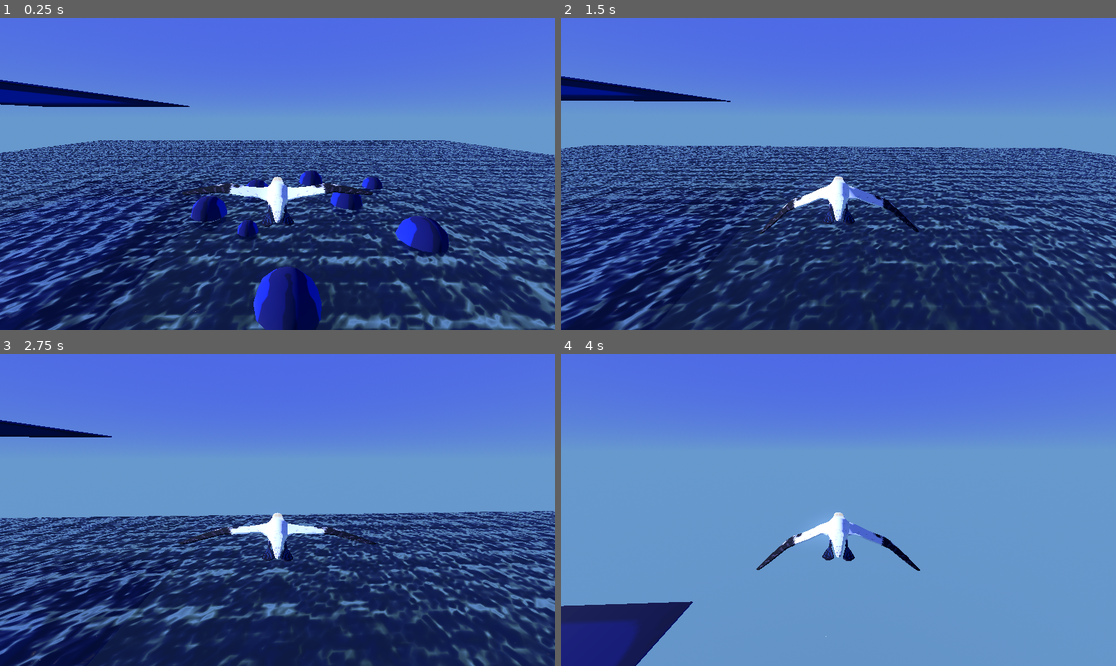
Above: before the commit, frames 1-4 (two rows, left to right).
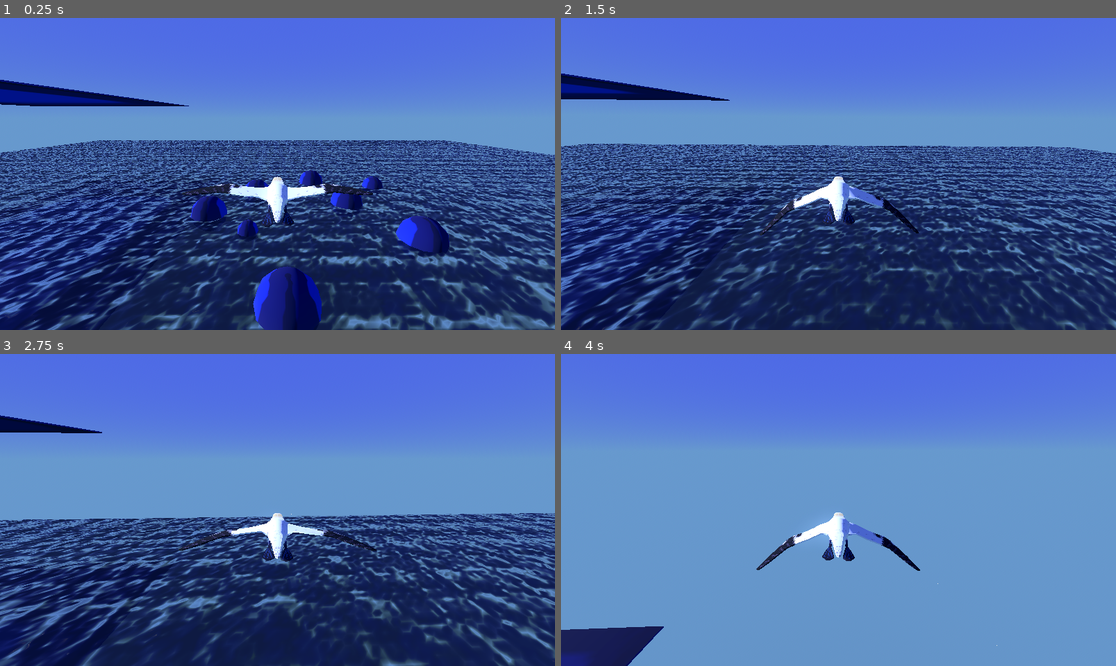
Above: after the commit, the same moments.

Repository: dreamfunicular/trianglegamejam26
Game: Godot game, scene res://BirdTestEnv.tscn
The game is run twice, just before and just after one commit, with the same random seed, the same clock (stepped at 60 frames per second) and the same inputs. The project has no main scene, so this scene is started directly. The engine's default icon, where the game draws it, is replaced by a stand-in: a white triangle on a blue panel in a dark square.
Inputs (mouse positions are in pixels of both pictures, inside the frame that each line leads up to):
- Up to frame 1 (0.25 s): no input
- Up to frame 2 (1.5 s): move the mouse to (866, 174) at 0.52 s; tap Space (Flap) at 0.77, 1.07 s; move the mouse to (810, 174) at 1.27 s
- Up to frame 3 (2.75 s): tap Space (Flap) at 1.52, 1.82 s; move the mouse to (288, 503) at 2.02 s
- Up to frame 4 (4 s): move the mouse to (832, 516) at 2.77 s; tap Space (Flap) at 3.02, 3.32, 3.77 s; move the mouse to (877, 513) at 3.52 s

The runs differ from the first frame. In frame 1, 9.4% of the frame differs, in the area x 0-100%, y 19-100%; in frame 2, 28%, in the area x 0-100%, y 17-100%; in frame 3, 23%; in frame 4, 3.1%.

Commit message:
adjust friction/steer during flight

Diff:
--- a/Objects/Player/player.gd
+++ b/Objects/Player/player.gd
@@ -1,6 +1,6 @@
 extends CharacterBody3D
 
-const GRAV = -15.0
+const GRAV = -18.0
 
 const CAMERA_ROLL_PERCENT = 0.5
 
@@ -75,13 +75,18 @@
 		#rotate_y(clamp(-event.relative.x * mouse_sense, -turn_clamp, turn_clamp))
 		#pitch_pivot.rotate_x(clamp(-event.relative.y * mouse_sense, -turn_clamp, turn_clamp))
 		#roll += event.relative.x * ROLL_SENSE
+		var float_state = state != PlayerStates.FLOAT
 		turn_camera(clamp(-event.relative.x * mouse_sense, -turn_clamp, turn_clamp),
-			clamp(-event.relative.y * mouse_sense, -turn_clamp, turn_clamp))
-
-func turn_camera(rad_x: float, rad_y: float):
+			clamp(-event.relative.y * mouse_sense, -turn_clamp, turn_clamp), float_state)
+		if float_state:
+			model.rotation.x = 0.0
+		else:
+			model.rotation.x = -pitch_pivot.rotation.x
+
+func turn_camera(rad_x: float, rad_y: float, rolling: bool):
 	rotate_y(rad_x)
 	pitch_pivot.rotate_x(rad_y)
-	roll += -rad_x * ROLL_SENSE
+	if (rolling): roll += -rad_x * ROLL_SENSE
 
 # the vectors it sets store the high and low values of mouse sense and max steer
 # these values are set based on the player's state
@@ -197,10 +202,11 @@
 					velocity += percent_flap * (-transform.basis.z + pitch_pivot.transform.basis.y).normalized() * FLAP_POWER
 
 				check_flap()
-			#var desired_dir = -pitch_pivot.global_transform.basis.z
+			var desired_dir = -pitch_pivot.global_transform.basis.z
 
 			#var speed_weight = clamp(20.0 / max(velocity.length(), 1.0), 0.05, 1.0) * 0.9
-			var speed_weight = ease(get_speed_lerp(), 0.3)
+			var speed_weight = pow(ease(get_speed_lerp(), 0.3), 1.4)
+			var turn_weight = (1 - abs(velocity.normalized().dot(desired_dir.normalized()))) / 2
 
 			#var divespeed_coefficient = 1
 			#if (desired_dir.normalized().y > 0):
@@ -211,7 +217,7 @@
 
 			#velocity = velocity.lerp(Vector3.ZERO, speed_weight * 0.001 * 60 * delta)
 			#velocity = velocity.slerp(desired_dir * velocity.length(), 1.0 * 0.05 * 60 * delta)
-			steer_and_fric(0.05 * 60 * delta, speed_weight * 0.001 * 60 * delta)
+			steer_and_fric(0.045 * 60 * delta, speed_weight * turn_weight * 0.03 * 60 * delta)
 
 			#var dot_weight = velocity.normalized().dot(desired_dir.normalized())
 
@@ -247,7 +253,7 @@
 				#turn_camera(0.0, (pitch.angle_to(Vector3.UP) ** 2) * 0.1 * delta)
 				#turn_camera(0.0, (1.0 - pitch) * 0.15 * delta)
 
-			turn_camera(0.0, (1.0 - pitch) * clamp((-position.y) / 70, 0.5, 1.0) * 0.5 * (0.6 + 0.4 * int(is_bird_surfacing)) * delta)
+			turn_camera(0.0, (1.0 - pitch) * clamp((-position.y) / 70, 0.5, 1.0) * 0.5 * (0.6 + 0.4 * int(is_bird_surfacing)) * delta, true)
 			steer_and_fric(0.01 * 60 * delta, 0.003 * 60 * delta)
 
 			if Input.is_action_just_pressed("Flap"):
